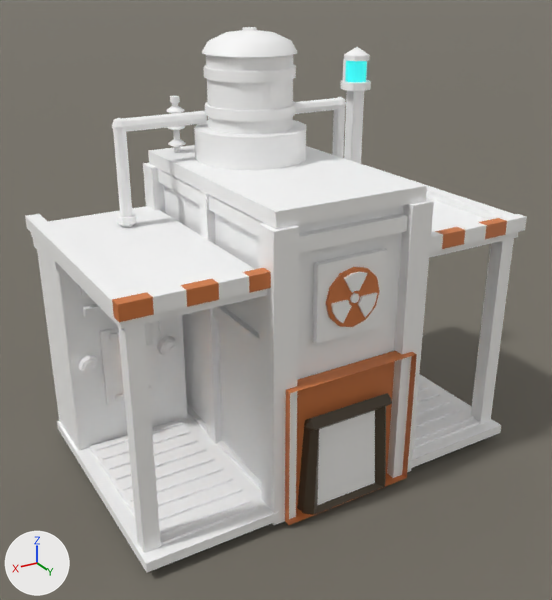
Before and after pictures for a commit that changed the Blender file src/DeepFrontier/Art/Source/ReactorChargingBay-ReferenceStudy.blend.
Camera for both pictures: a 50 mm lens placed at (1.16, 3.42, 3.36), pointed at (-1.43, -0.9, 1.2). The axes (+X, +Y, +Z) are drawn at lower left. The lights are the same throughout. The first picture is the older version.

Names of what the first picture shows: 'Plane', 'ReactorChargingBay.Architecture' and 1 more.
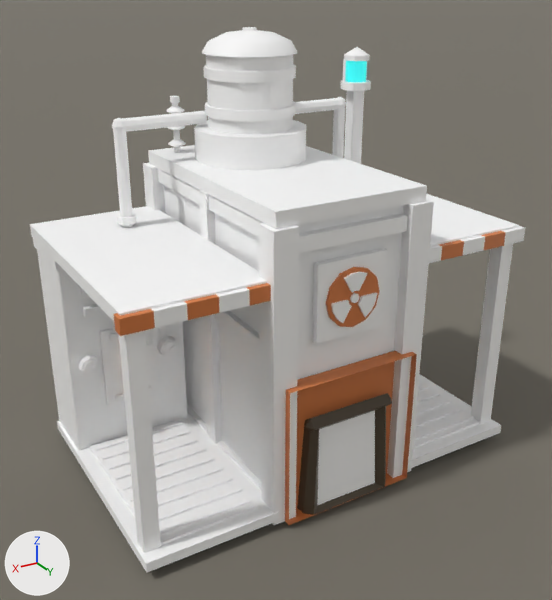
What differs and where, as boxes [x1, y1, x2, y2] in the pictures (552 x 600 px; the box of a moved part takes in the faces that stretch with it):
'ReactorChargingBay.Architecture', reshaped
    before: [25, 27, 527, 572]
    after: [30, 27, 525, 572]
part 1 of me_reactorchargingbay_architecture, moved or reshaped
    before: [112, 292, 154, 322]
    after: [114, 309, 155, 336]
part 2 of me_reactorchargingbay_architecture, moved or reshaped
    before: [147, 285, 187, 314]
    after: [152, 301, 188, 328]
part 3 of me_reactorchargingbay_architecture, moved or reshaped
    before: [181, 279, 219, 307]
    after: [184, 294, 219, 320]
part 4 of me_reactorchargingbay_architecture, moved or reshaped
    before: [212, 272, 249, 300]
    after: [216, 288, 250, 313]
part 5 of me_reactorchargingbay_architecture, moved or reshaped
    before: [243, 268, 271, 293]
    after: [246, 283, 271, 306]
part 6 of me_reactorchargingbay_architecture, moved or reshaped
    before: [430, 231, 443, 252]
    after: [429, 245, 442, 263]
part 7 of me_reactorchargingbay_architecture, moved or reshaped
    before: [435, 227, 465, 249]
    after: [439, 240, 464, 260]
part 8 of me_reactorchargingbay_architecture, moved or reshaped
    before: [458, 222, 487, 244]
    after: [461, 235, 485, 255]
part 9 of me_reactorchargingbay_architecture, moved or reshaped
    before: [479, 218, 507, 239]
    after: [482, 231, 506, 250]
part 10 of me_reactorchargingbay_architecture, moved or reshaped
    before: [500, 214, 527, 235]
    after: [502, 226, 525, 246]
part 11 of me_reactorchargingbay_architecture, deleted
    before: [25, 214, 128, 317]
part 12 of me_reactorchargingbay_architecture, deleted
    before: [366, 165, 515, 220]

The change in detail:
me_reactorchargingbay_architecture is used by ob_reactorchargingbay_architecture; location (0.0, 0.0, 0.0).
me_reactorchargingbay_architecture had 1986 vertices, 1128 faces and spanned x -3.0..0.0, y -1.99..-0.01, z -0.02..3.01.
me_reactorchargingbay_architecture now has 1970 vertices, 1114 faces and spans x -3.0..0.0, y -1.99..-0.01, z -0.02..3.01.
me_reactorchargingbay_architecture part 1: the loose piece of 8 vertices spanning x -0.19..0.0, y -0.18..-0.1, z 1.68..1.78 is moved by (0.0, 0.0, -0.08).
me_reactorchargingbay_architecture part 2: the loose piece of 8 vertices spanning x -0.39..-0.19, y -0.18..-0.1, z 1.68..1.78 is moved by (0.0, 0.0, -0.08).
me_reactorchargingbay_architecture part 3: the loose piece of 8 vertices spanning x -0.58..-0.39, y -0.18..-0.1, z 1.68..1.78 is moved by (0.0, 0.0, -0.08).
me_reactorchargingbay_architecture part 4: the loose piece of 8 vertices spanning x -0.78..-0.58, y -0.18..-0.1, z 1.68..1.78 is moved by (0.0, 0.0, -0.08).
me_reactorchargingbay_architecture part 5: the loose piece of 8 vertices spanning x -0.97..-0.78, y -0.18..-0.1, z 1.68..1.78 is moved by (0.0, 0.0, -0.08).
me_reactorchargingbay_architecture part 6: the loose piece of 8 vertices spanning x -2.22..-2.03, y -0.18..-0.1, z 1.68..1.78 is moved by (0.0, 0.0, -0.08).
me_reactorchargingbay_architecture part 7: the loose piece of 8 vertices spanning x -2.42..-2.22, y -0.18..-0.1, z 1.68..1.78 is moved by (0.0, 0.0, -0.08).
me_reactorchargingbay_architecture part 8: the loose piece of 8 vertices spanning x -2.61..-2.42, y -0.18..-0.1, z 1.68..1.78 is moved by (0.0, 0.0, -0.08).
me_reactorchargingbay_architecture part 9: the loose piece of 8 vertices spanning x -2.81..-2.61, y -0.18..-0.1, z 1.68..1.78 is moved by (0.0, 0.0, -0.08).
me_reactorchargingbay_architecture part 10: the loose piece of 8 vertices spanning x -3.0..-2.81, y -0.18..-0.1, z 1.68..1.78 is moved by (0.0, 0.0, -0.08).
me_reactorchargingbay_architecture part 11: the loose piece of 8 vertices spanning x -0.1..0.0, y -1.96..-0.18, z 1.68..1.77 is deleted.
me_reactorchargingbay_architecture part 12: the loose piece of 8 vertices spanning x -3.0..-2.9, y -1.96..-0.18, z 1.68..1.77 is deleted.
Other edits to the shape of me_reactorchargingbay_architecture do not show in these pictures.
